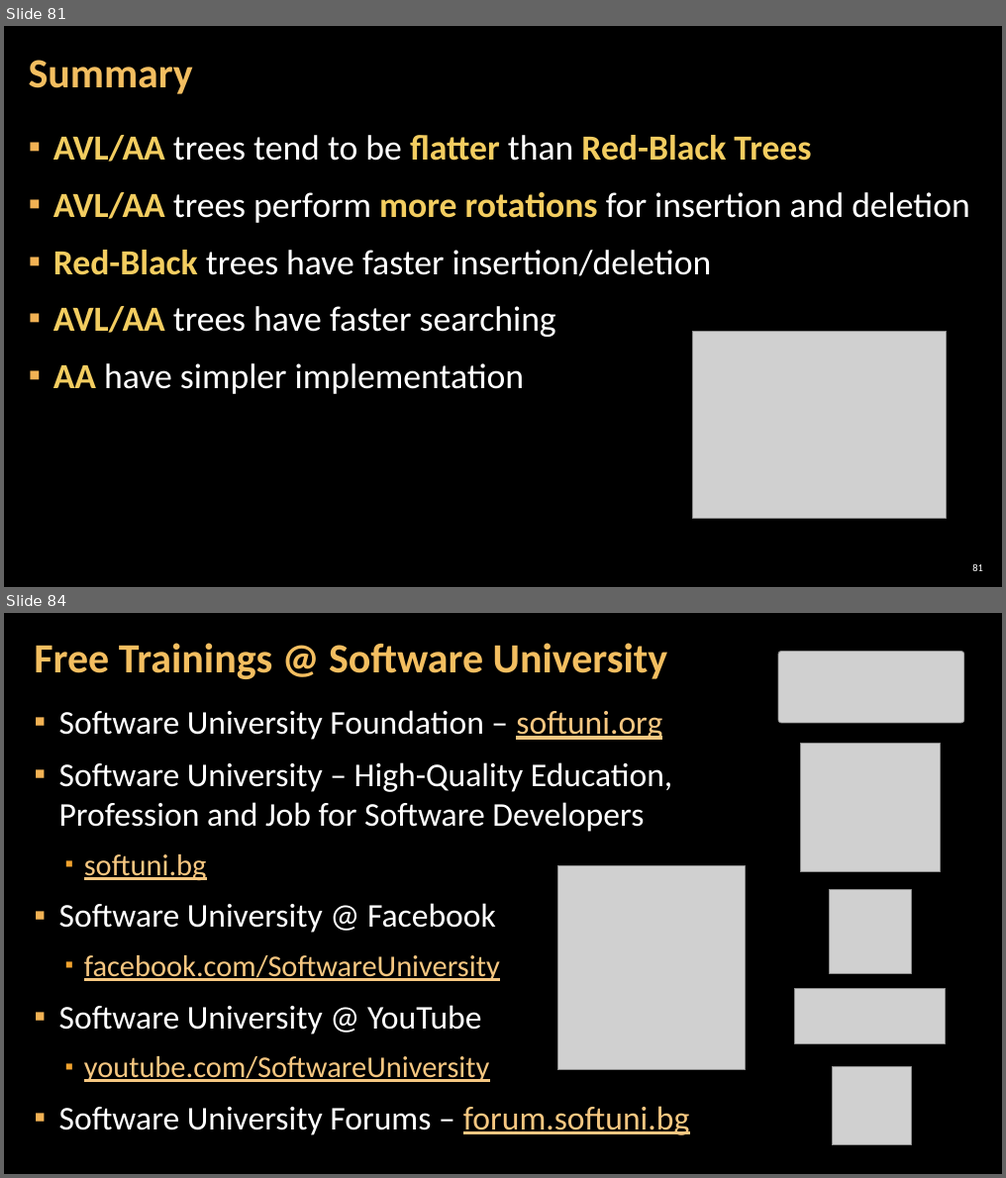
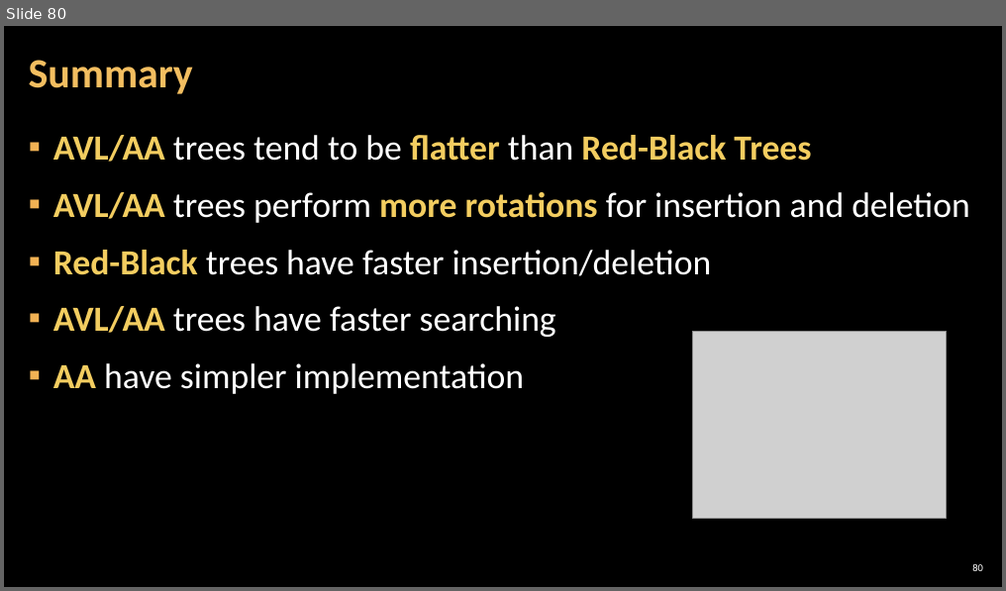
Before and after one commit to astambi/Data-Structures, a slide deck: 00-Resources/07. Data-Structures-AVL-Trees-AA-Trees.pptx. Shown one above the other, each under a label of ours: slides 81 and 84 before the commit, slide 80 after it; the slides between them are not shown. The pictures are 1006x1178 and 1006x591 pixels, drawn with LibreOffice and Linux fonts; fonts in the diff are those of the drawing; grey boxes stand for pictures; background and template pictures are left out. Boxes give left, top, right and bottom in pixels: in the first picture for what was removed or moved away, otherwise in the second. Text is boxed around its words. In the diff, an @@ line names an element or a change of style, - is before the commit and + after.

```diff
--- a/00-Resources/07. Data-Structures-AVL-Trees-AA-Trees.pptx
+++ b/00-Resources/07. Data-Structures-AVL-Trees-AA-Trees.pptx
@@ slide 84 removed at (4, 613, 1002, 1174), background picture (left out) @@
@@ title removed at (34, 643, 668, 679) @@
-Free Trainings @ Software University
@@ picture removed at (778, 652, 963, 723) @@
@@ text removed at (59, 710, 689, 1136) @@
-▪ Software University Foundation – softuni.org
-▪ Software University – High-Quality Education, Profession and Job for Software Developers
-  ▪ softuni.bg
-  ▪ Software University @ Facebook
-  ▪ facebook.com/SoftwareUniversity
-  ▪ Software University @ YouTube
-  ▪ youtube.com/SoftwareUniversity
-  ▪ Software University Forums – forum.softuni.bg
@@ picture removed at (801, 744, 940, 872) @@
@@ picture removed at (558, 866, 746, 1070) @@
@@ picture removed at (829, 890, 912, 973) @@
@@ picture removed at (795, 989, 945, 1045) @@
@@ picture removed at (832, 1066, 912, 1146) @@
@@ what was slide 81 is now slide 80 @@
@@ page number at (972, 565, 983, 571): text changed @@
-81
+80
```
Also in this commit, not shown: 3 other slides removed, 2 other files.
